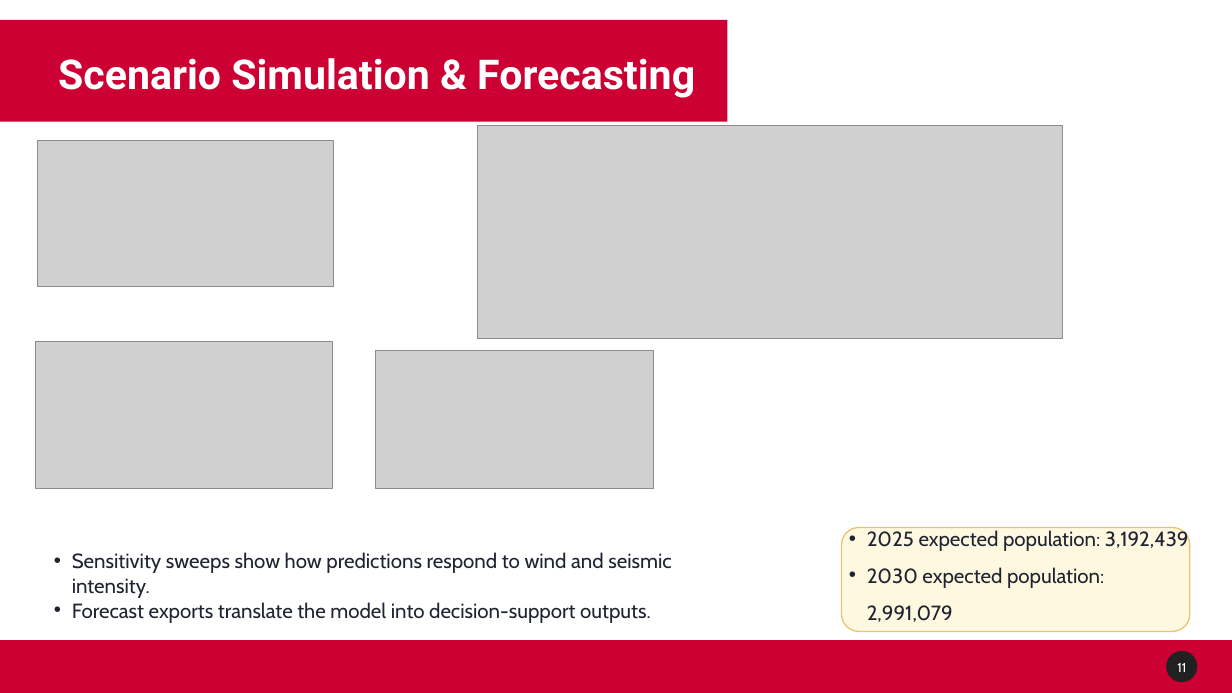
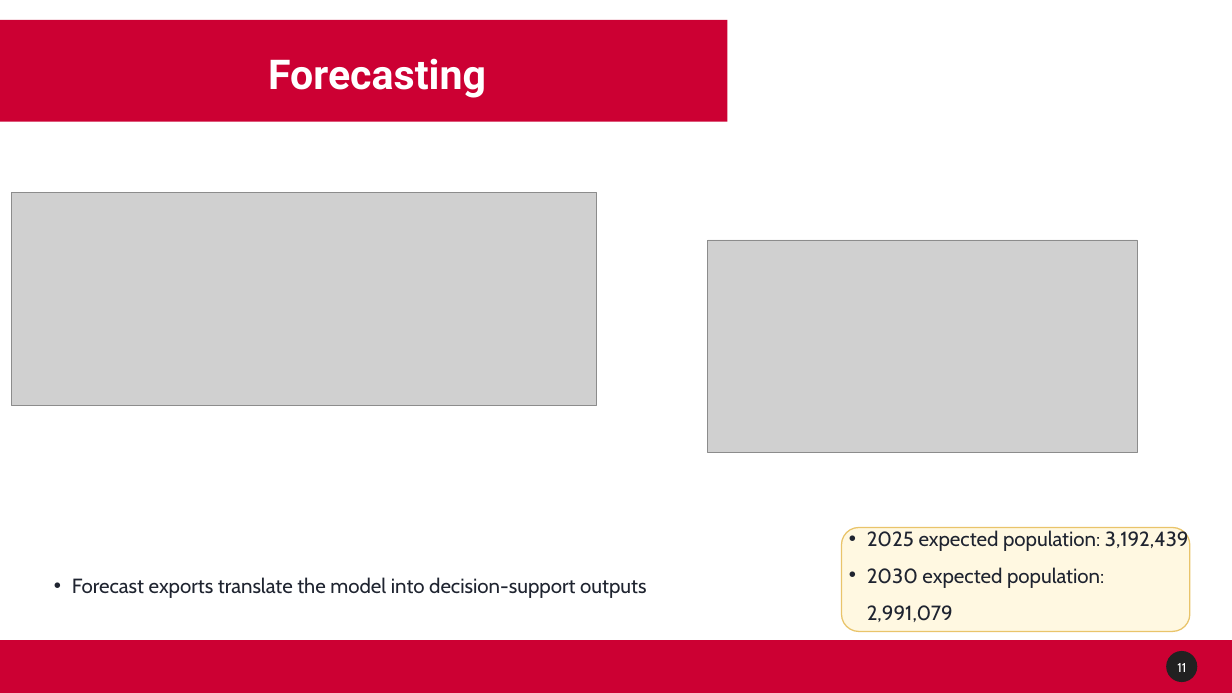
Before and after one commit to Venettov/CAPSTONE_DATA_SCIENCE_RIVERARUIZ, a slide deck: slide 12 of project_reports/CapstoneMidterm.pptx. Drawn at 1232x693 pixels with LibreOffice and Linux fonts; fonts in the diff are those of the drawing; grey boxes stand for pictures; background and template pictures are left out. Boxes give left, top, right and bottom in pixels: in the first picture for what was removed or moved away, otherwise in the second. Text is boxed around its words. In the diff, an @@ line names an element or a change of style, - is before the commit and + after.

```diff
--- a/project_reports/CapstoneMidterm.pptx
+++ b/project_reports/CapstoneMidterm.pptx
@@ text at box(268, 58, 486, 98): text changed @@
-Scenario Simulation & Forecasting
+Forecasting
@@ picture removed at box(37, 140, 333, 287) @@
@@ picture: place and size @@
-picture at box(478, 126, 1063, 338)
+picture at box(11, 192, 596, 405)
@@ picture: place and size @@
-picture at box(376, 351, 653, 489)
+picture at box(708, 240, 1137, 453)
@@ picture removed at box(36, 342, 333, 489) @@
@@ text at box(72, 577, 646, 598): text changed @@
-• Sensitivity sweeps show how predictions respond to wind and seismic intensity.
-• Forecast exports translate the model into decision-support outputs.
+• Forecast exports translate the model into decision-support outputs
```
Also in this commit, not shown: 7 other slides changed.
